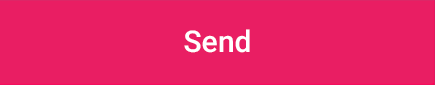
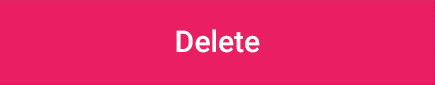
Comparing the layer stacks of the two 435×85 images. Changes:
renamed "Send" to "Delete", painted on it over [176,29,260,53]
